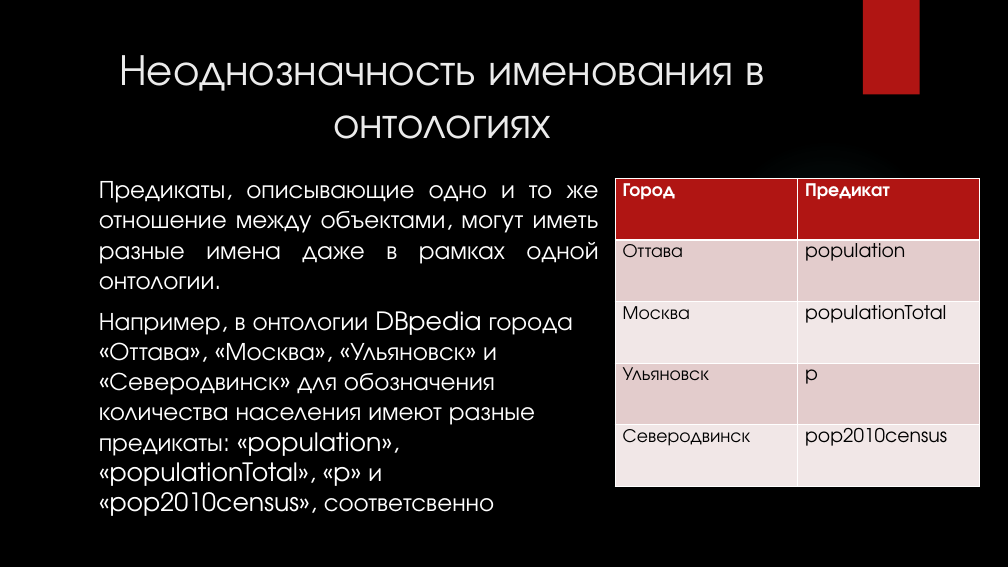
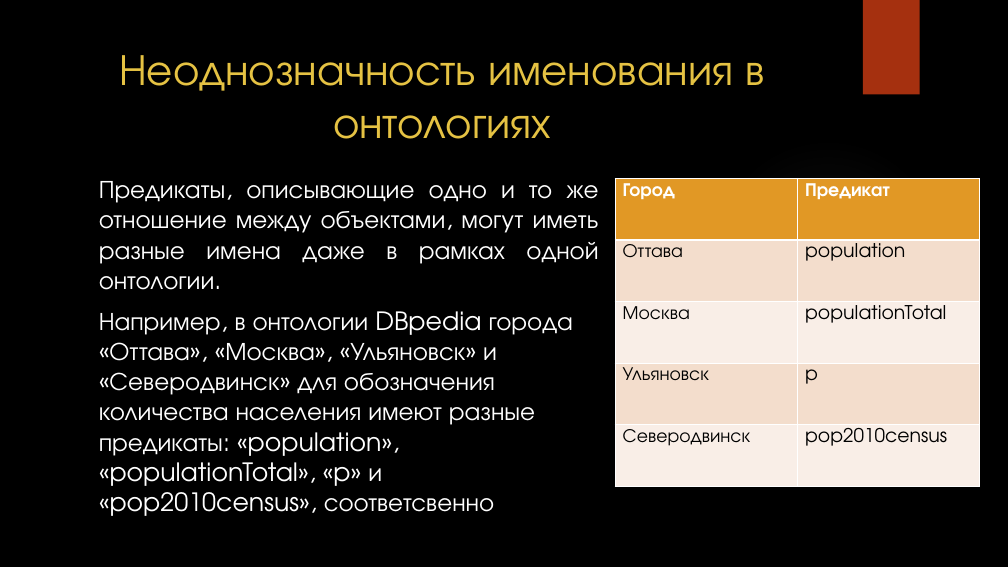
Before and after one commit to docNemo/diplom, a slide deck: slide 16 of Презентация/Принципы проектирования СОЕЯ интерфейсов.pptx (slide 15 before the commit). Drawn at 1008x567 pixels with LibreOffice and Linux fonts; fonts in the diff are those of the drawing; background and template pictures are left out. Boxes give left, top, right and bottom in pixels: in the first picture for what was removed or moved away, otherwise in the second. Text is boxed around its words. In the diff, an @@ line names an element or a change of style, - is before the commit and + after.

```diff
--- a/Презентация/Принципы проектирования СОЕЯ интерфейсов.pptx
+++ b/Презентация/Принципы проектирования СОЕЯ интерфейсов.pptx
@@ rectangle at <box>863,0,920,95</box>: fill #B01513 to #A5300F @@
@@ title "Неоднозначность именования в онтологиях" at <box>119,55,764,139</box>: text colour #EBEBEB to #E5C243 @@
@@ ellipse at <box>712,138,944,371</box>: fill gradient #50B9C1 to gradient #848484 @@
@@ table at <box>616,178,980,487</box> @@
@@ fill #B01513 to #E19825 in row 1 @@
@@ fill #E4CCCC to #F4DDCD in 4 cells @@
@@ fill #F2E8E7 to #F9EFE8 in 4 cells @@
```
Also in this commit, not shown: 21 other slides changed, 6 slides added, 5 slides removed, 15 other files.
